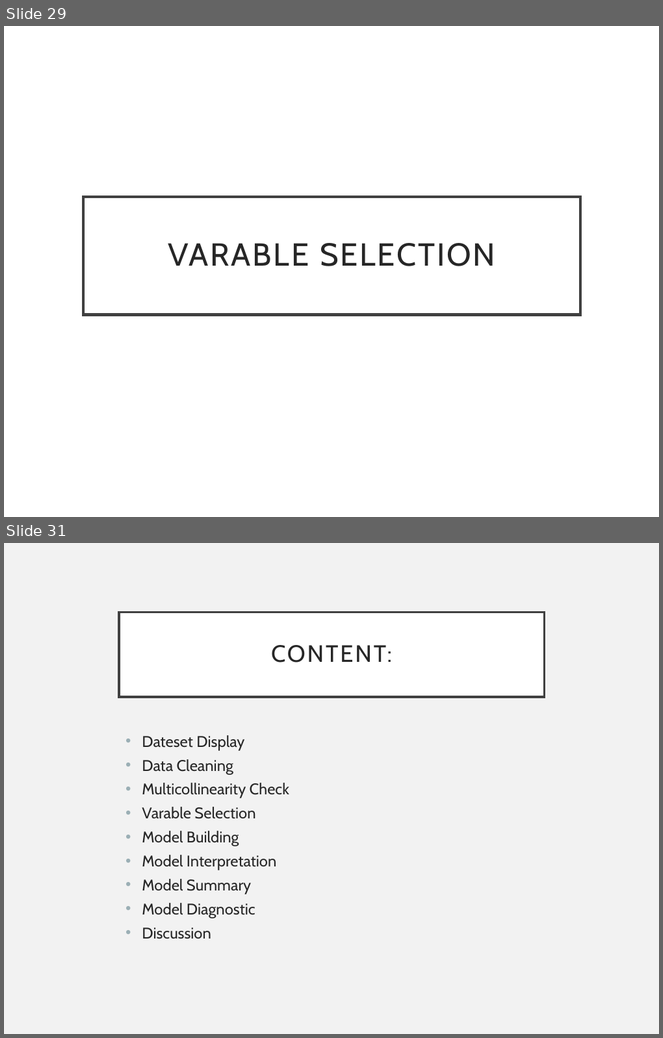
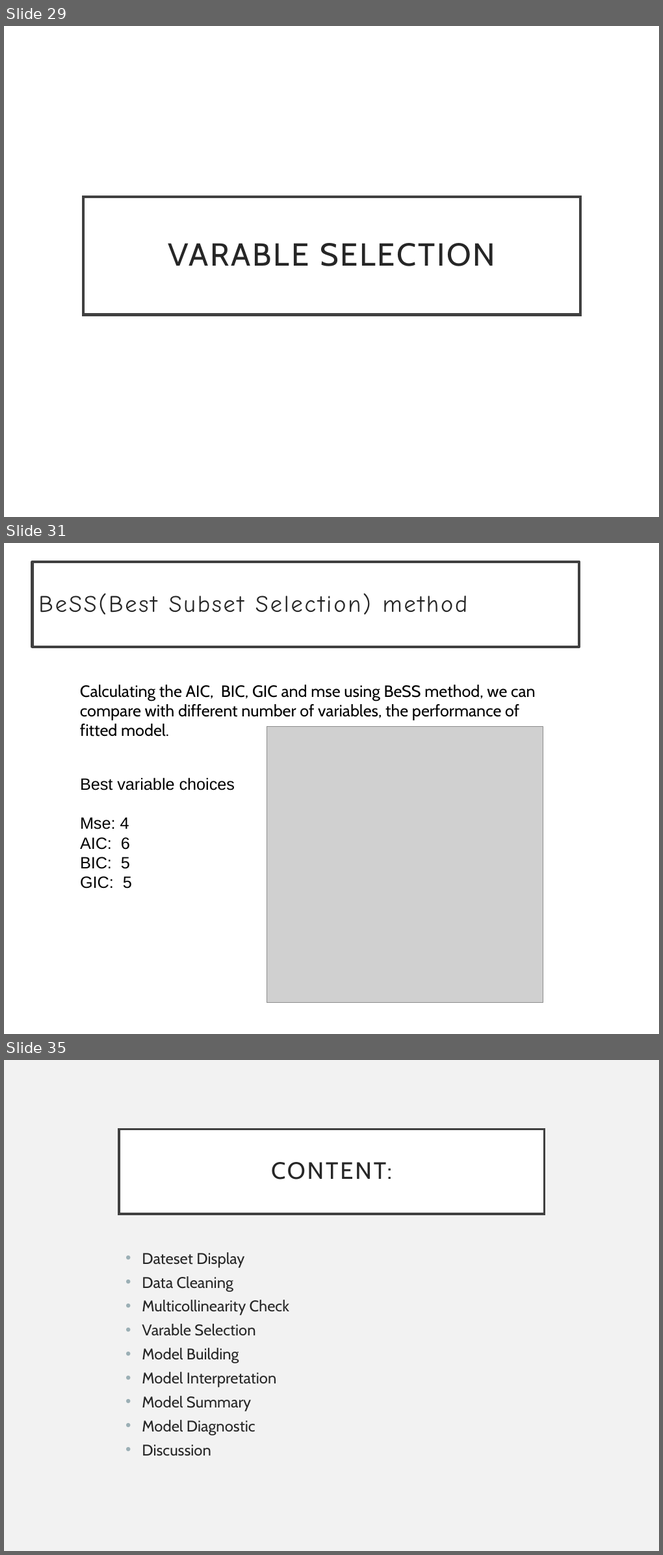
Before and after one commit to MjolnirT/UW-STAT628-M2, a slide deck: slide - Hao.pptx. Shown one above the other, each under a label of ours: slides 29 and 31 before the commit, slides 29, 31 and 35 after it; the slides between them are not shown. The pictures are 663x1038 and 663x1555 pixels, drawn with LibreOffice and Linux fonts; fonts in the diff are those of the drawing; grey boxes stand for pictures. Boxes give left, top, right and bottom in pixels: in the first picture for what was removed or moved away, otherwise in the second. Text is boxed around its words. In the diff, an @@ line names an element or a change of style, - is before the commit and + after.

```diff
--- a/slide - Hao.pptx
+++ b/slide - Hao.pptx
@@ slide 31 added at bbox=[4, 543, 659, 1034], background #FFFFFF @@
@@ rectangle added at bbox=[32, 561, 579, 646], fill #FFFFFF, outline #404040 3 pt, 26 pt, text #262626 @@
+BeSS(Best Subset Selection) method
@@ text added at bbox=[80, 685, 536, 737], 18 pt, text #000000 @@
+Calculating the AIC, BIC, GIC and mse using BeSS method, we can compare with different number of variables, the performance of fitted model.
@@ picture added at bbox=[267, 727, 544, 1003] @@
@@ text added at bbox=[80, 778, 235, 889], 18 pt, text #000000 @@
+Best variable choices
+Mse: 4
+AIC: 6
+BIC: 5
+GIC: 5
@@ what was slide 31 is now slide 35 @@
```
Also in this commit, not shown: 1 slide changed, 3 other slides added.
